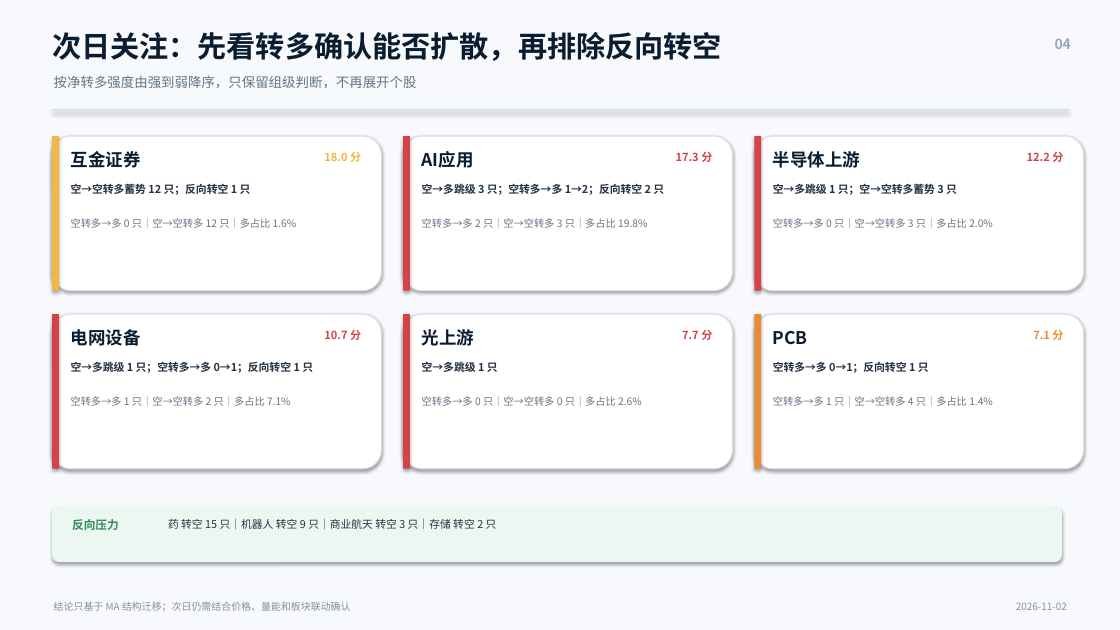
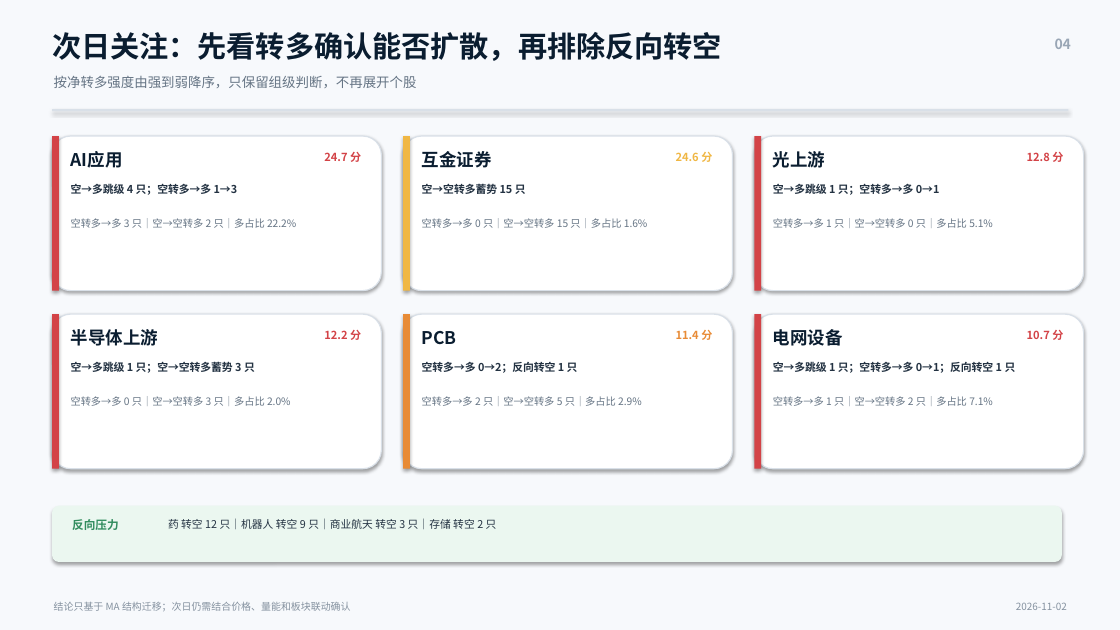
Before and after one commit to nancybhc/a-share-blast-lab, a slide deck: slide 4 of assets/多空阶段简报_2026-11-02.pptx. Drawn at 1120x630 pixels with LibreOffice and Linux fonts; fonts in the diff are those of the drawing. Boxes give left, top, right and bottom in pixels: in the first picture for what was removed or moved away, otherwise in the second. Text is boxed around its words. In the diff, an @@ line names an element or a change of style, - is before the commit and + after.

```diff
--- a/assets/多空阶段简报_2026-11-02.pptx
+++ b/assets/多空阶段简报_2026-11-02.pptx
@@ rectangle at (52,136,59,291): fill #F0B744 to #D34347 @@
@@ rectangle at (403,136,410,291): fill #D34347 to #F0B744 @@
@@ text at (71,151,123,168): text changed @@
-互金证券
+AI应用
@@ text at (324,152,361,162): text changed; text colour #F0B744 to #D34347 @@
-18.0 分
+24.7 分
@@ text at (422,151,492,168): text changed @@
-AI应用
+互金证券
@@ text at (676,152,712,162): text changed; text colour #D34347 to #F0B744 @@
-17.3 分
+24.6 分
@@ text at (773,151,825,168): text changed @@
-半导体上游
+光上游
@@ text at (1027,152,1063,162): text changed @@
-12.2 分
+12.8 分
@@ text at (71,183,238,195): text changed @@
-空→空转多蓄势 12 只；反向转空 1 只
+空→多跳级 4 只；空转多→多 1→3
@@ text at (422,184,526,194): text changed @@
-空→多跳级 3 只；空转多→多 1→2；反向转空 2 只
+空→空转多蓄势 15 只
@@ text at (773,183,940,195): text changed @@
-空→多跳级 1 只；空→空转多蓄势 3 只
+空→多跳级 1 只；空转多→多 0→1
@@ text at (71,218,296,228): text changed @@
-空转多→多 0 只｜空→空转多 12 只｜多占比 1.6%
+空转多→多 3 只｜空→空转多 2 只｜多占比 22.2%
@@ text at (422,218,648,228): text changed @@
-空转多→多 2 只｜空→空转多 3 只｜多占比 19.8%
+空转多→多 0 只｜空→空转多 15 只｜多占比 1.6%
@@ text at (773,218,993,228): text changed @@
-空转多→多 0 只｜空→空转多 3 只｜多占比 2.0%
+空转多→多 1 只｜空→空转多 0 只｜多占比 5.1%
@@ text at (71,329,158,346): text changed @@
-电网设备
+半导体上游
@@ rectangle at (403,314,410,469): fill #D34347 to #E88B36 @@
@@ rectangle at (755,314,761,469): fill #E88B36 to #D34347 @@
@@ text at (773,329,843,346): text changed @@
-PCB
+电网设备
@@ text at (324,330,361,340): text changed @@
-10.7 分
+12.2 分
@@ text at (422,331,457,345): text changed @@
-光上游
+PCB
@@ text at (676,330,712,340): text changed; text colour #D34347 to #E88B36 @@
-7.7 分
+11.4 分
@@ text at (1027,330,1063,340): text changed; text colour #E88B36 to #D34347 @@
-7.1 分
+10.7 分
@@ text at (71,361,255,373): text changed @@
-空→多跳级 1 只；空转多→多 0→1；反向转空 1 只
+空→多跳级 1 只；空→空转多蓄势 3 只
@@ text at (422,362,578,373): text changed @@
-空→多跳级 1 只
+空转多→多 0→2；反向转空 1 只
@@ text at (773,361,1016,373): text changed @@
-空转多→多 0→1；反向转空 1 只
+空→多跳级 1 只；空转多→多 0→1；反向转空 1 只
@@ text at (71,396,291,406): text changed @@
-空转多→多 1 只｜空→空转多 2 只｜多占比 7.1%
+空转多→多 0 只｜空→空转多 3 只｜多占比 2.0%
@@ text at (422,396,642,406): text changed @@
-空转多→多 0 只｜空→空转多 0 只｜多占比 2.6%
+空转多→多 2 只｜空→空转多 5 只｜多占比 2.9%
@@ text at (773,396,993,406): text changed @@
-空转多→多 1 只｜空→空转多 4 只｜多占比 1.4%
+空转多→多 1 只｜空→空转多 2 只｜多占比 7.1%
@@ text at (168,518,497,529): text changed @@
-药 转空 15 只｜机器人 转空 9 只｜商业航天 转空 3 只｜存储 转空 2 只
+药 转空 12 只｜机器人 转空 9 只｜商业航天 转空 3 只｜存储 转空 2 只
```
Also in this commit, not shown: 3 other slides changed, 11 other files.
